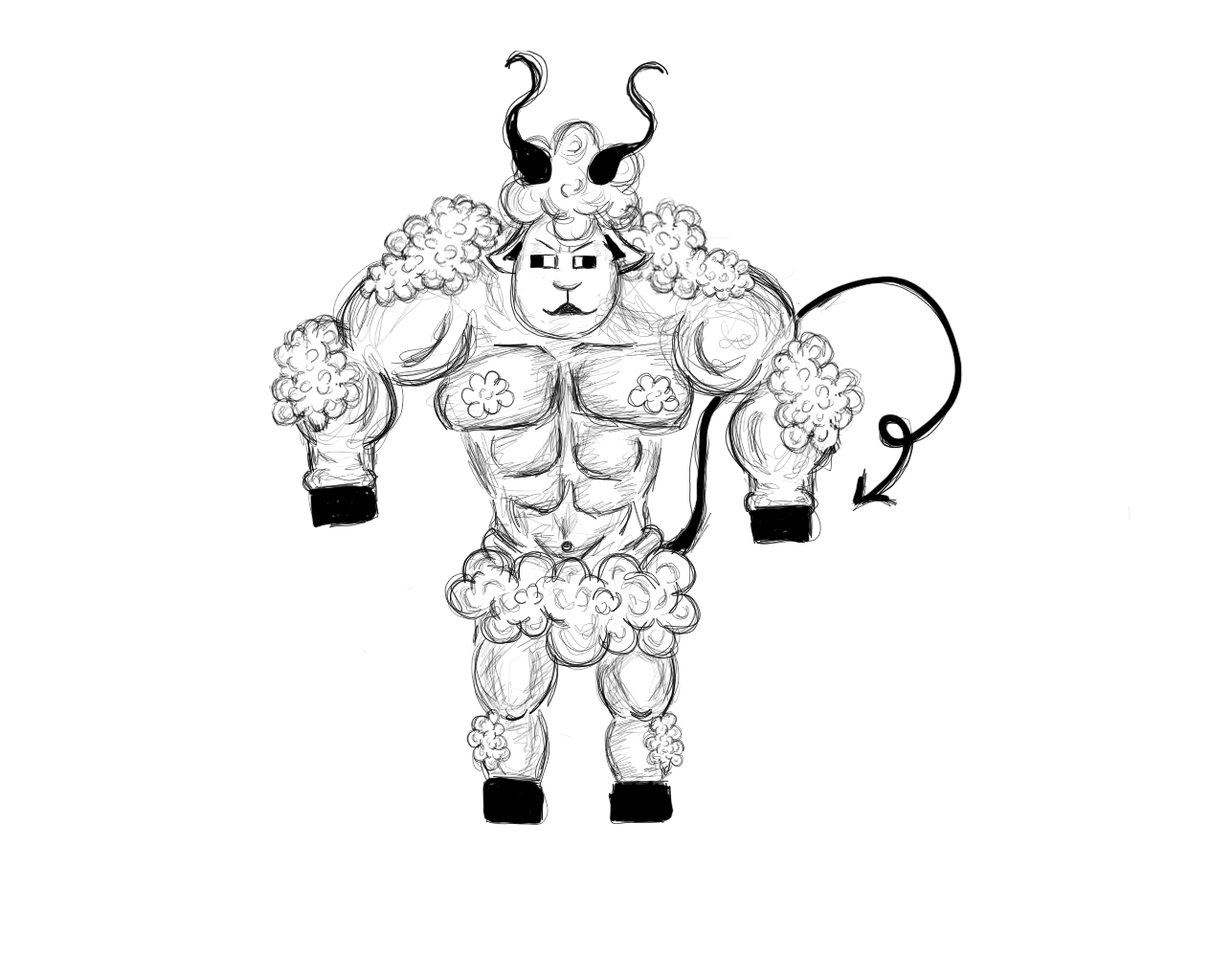
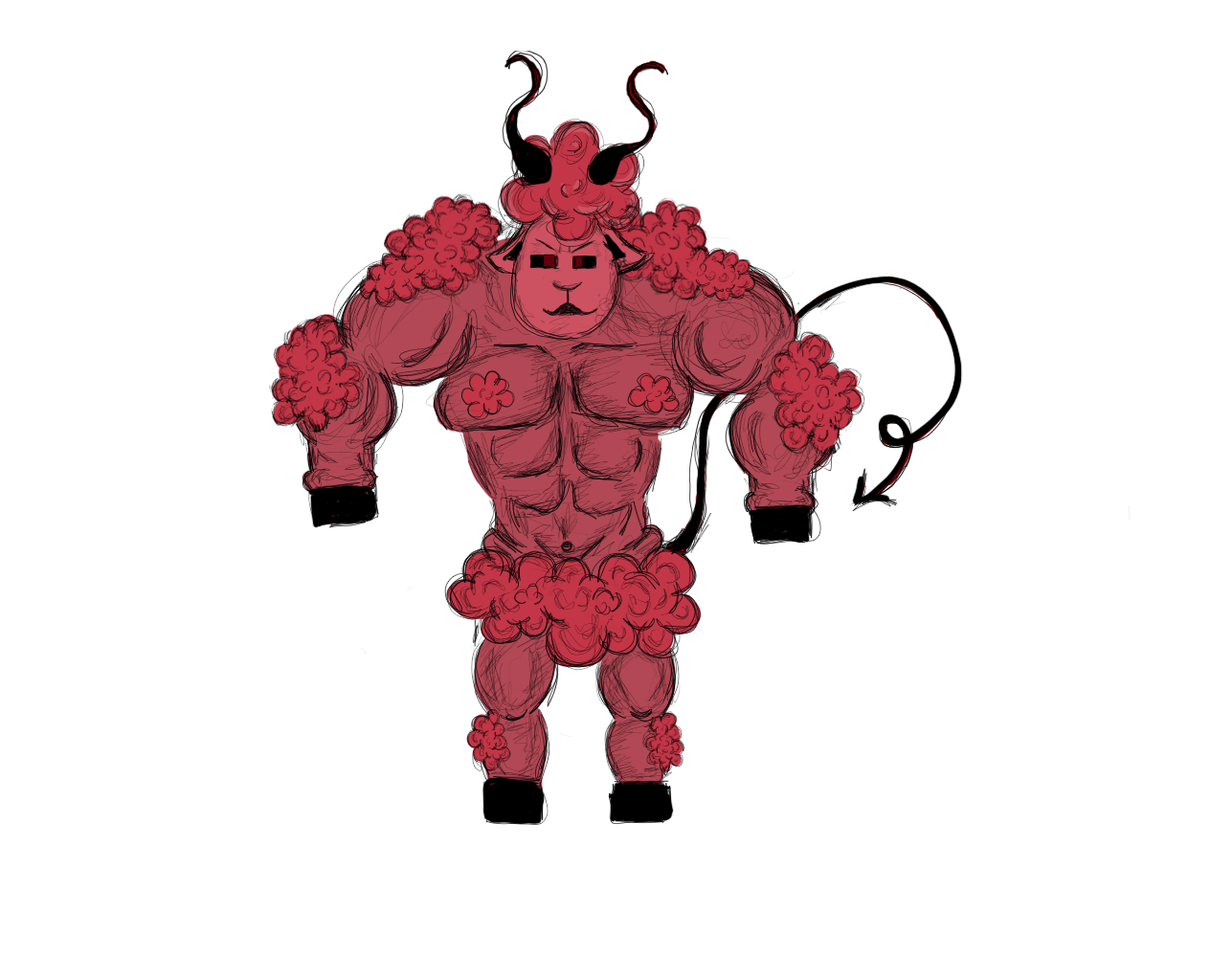
Comparing the layer stacks of the two 1232px x 957px images. Changes:
added group "lijne" with 18 layers above "sheep walk OG" over left=271, top=54, right=952, bottom=820
moved "enkel L" into group "lijne" over left=471, top=618, right=549, bottom=820
moved "kuit R" into group "lijne" over left=466, top=647, right=684, bottom=782
moved "kuit L" into group "lijne" over left=466, top=626, right=673, bottom=791
moved "scheenbeen R" into group "lijne" over left=595, top=648, right=678, bottom=727
moved "scheenbenen L" into group "lijne" over left=472, top=628, right=695, bottom=722
moved "middelpluis" into group "lijne" over left=446, top=504, right=817, bottom=686
moved "torso" into group "lijne" over left=425, top=315, right=696, bottom=567
moved "schouder R" into group "lijne" over left=594, top=196, right=798, bottom=468
moved "schouders L" into group "lijne" over left=332, top=193, right=637, bottom=427
moved "pols L" into group "lijne" over left=302, top=441, right=381, bottom=521
moved "elleboog R" into group "lijne" over left=714, top=298, right=866, bottom=482
moved "elleboog L" into group "lijne" over left=271, top=314, right=404, bottom=476
moved "staart" (1st of 2, in "lijne") into group "lijne" over left=658, top=275, right=952, bottom=566
moved "hoofd" (1st of 2, in "lijne") into group "lijne" over left=484, top=54, right=845, bottom=491
added group "kleur" with 4 layers above "background" over left=271, top=54, right=952, bottom=820
added layer "hoofd" (2nd of 2, in "kleur") in group "kleur" over left=485, top=54, right=667, bottom=341
added layer "wol" in group "kleur" over left=271, top=195, right=863, bottom=774
added layer "huid?" in group "kleur" over left=293, top=234, right=836, bottom=820
added layer "staart" (2nd of 2, in "kleur") in group "kleur" over left=660, top=276, right=952, bottom=564
hid "background" over left=271, top=54, right=952, bottom=820
…and 2 more changes (2 stack)
